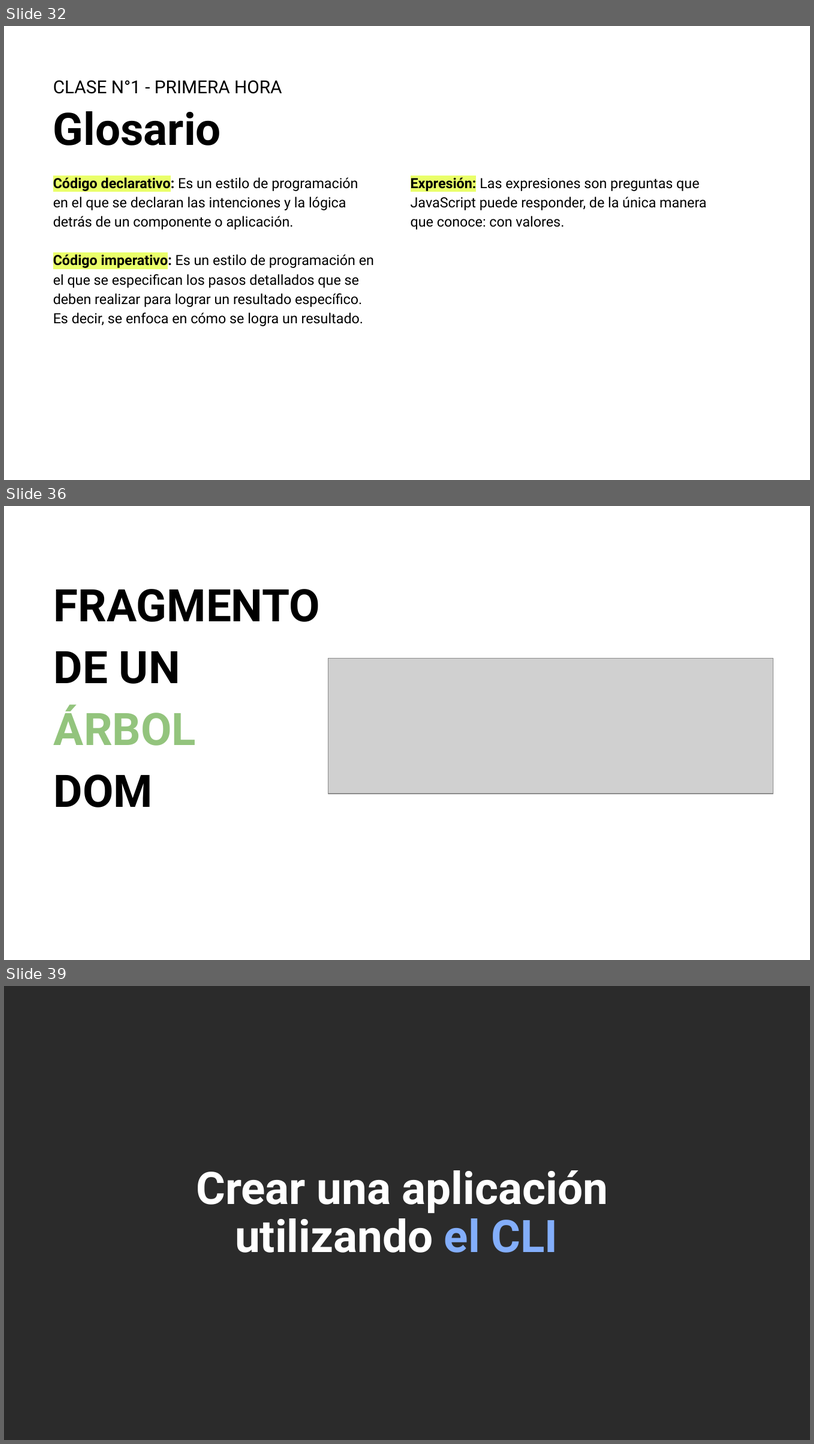
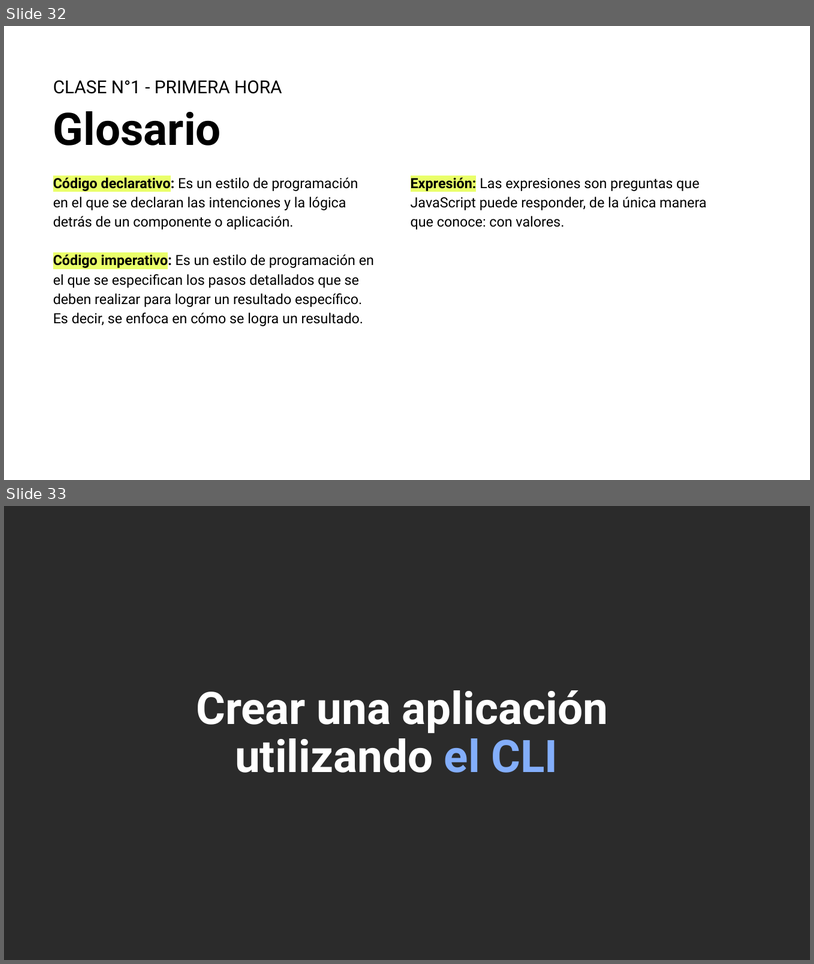
Before and after one commit to Arturogrottoli/Project-React-Js, a slide deck: Clase01/Unidad 1 - Clase en vivo.pptx. Shown one above the other, each under a label of ours: slides 32, 36 and 39 before the commit, slides 32 and 33 after it; the slides between them are not shown. The pictures are 814x1444 and 814x964 pixels, drawn with LibreOffice and Linux fonts; fonts in the diff are those of the drawing; grey boxes stand for pictures; background and template pictures are left out; a plain dark background stands for a picture behind light text. Boxes give left, top, right and bottom in pixels: in the first picture for what was removed or moved away, otherwise in the second. Text is boxed around its words. In the diff, an @@ line names an element or a change of style, - is before the commit and + after.

```diff
--- a/Clase01/Unidad 1 - Clase en vivo.pptx
+++ b/Clase01/Unidad 1 - Clase en vivo.pptx
@@ slide 36 removed at (4, 506, 810, 960), background #FFFFFF @@
@@ text removed at (54, 589, 320, 807) @@
-FRAGMENTO
-DE UN
-ÁRBOL
-DOM
@@ picture removed at (328, 658, 773, 794) @@
@@ what was slide 39 is now slide 33 @@
```
Also in this commit, not shown: 5 other slides removed.
